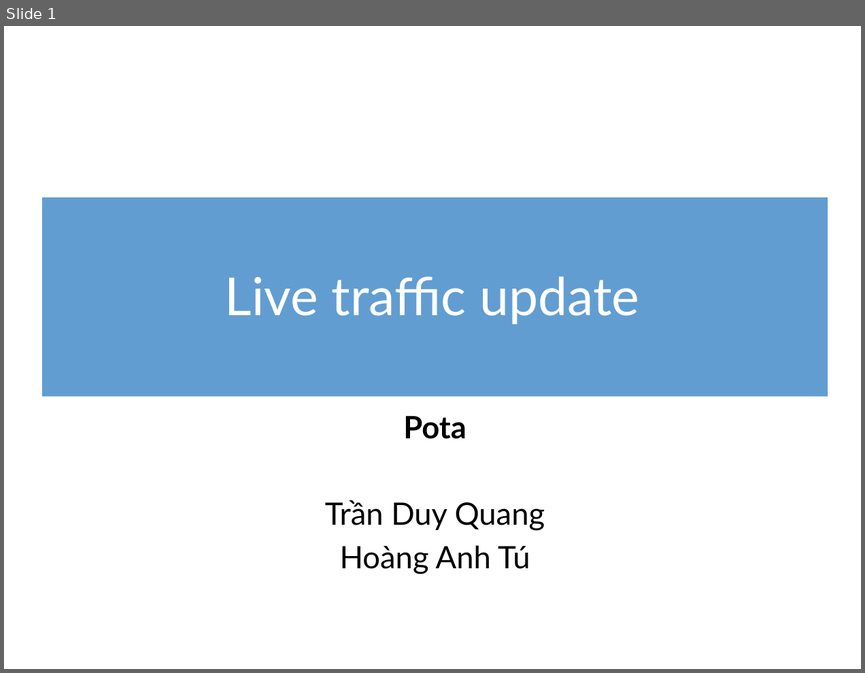
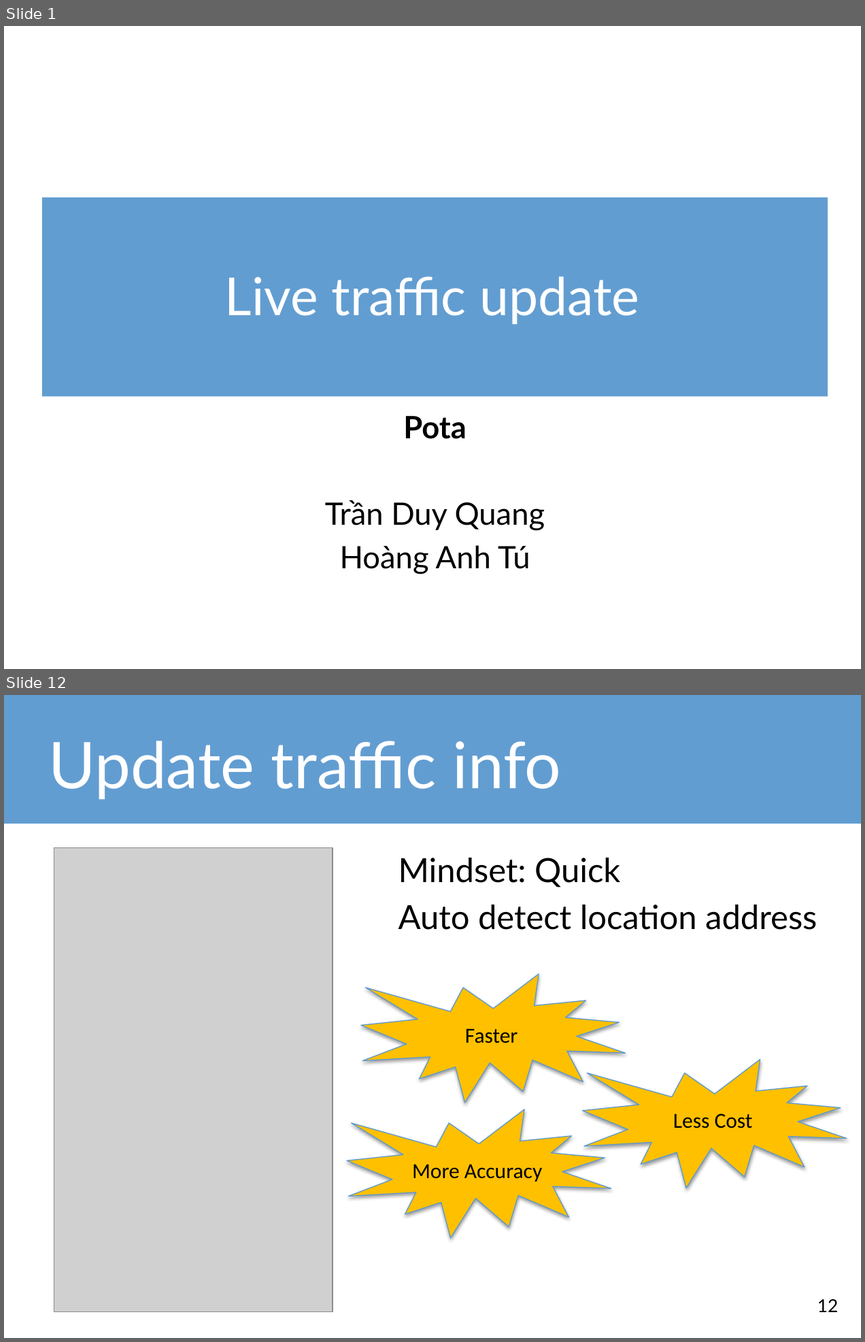
Before and after one commit to tdquang7/pota-hack-livetraffice, a slide deck: m2WorkHackathon-LiveTrafficUpdate.pptx. Shown one above the other, each under a label of ours: slide 1 before the commit, slides 1 and 12 after it; the slides between them are not shown. The pictures are 865x673 and 865x1342 pixels, drawn with LibreOffice and Linux fonts; fonts in the diff are those of the drawing; grey boxes stand for pictures. Boxes give left, top, right and bottom in pixels: in the first picture for what was removed or moved away, otherwise in the second. Text is boxed around its words. In the diff, an @@ line names an element or a change of style, - is before the commit and + after.

```diff
--- a/m2WorkHackathon-LiveTrafficUpdate.pptx
+++ b/m2WorkHackathon-LiveTrafficUpdate.pptx
@@ slide 12 added at bbox=[4, 695, 861, 1338], background #FFFFFF @@
@@ rectangle added at bbox=[4, 695, 861, 824], fill #629DD1 @@
@@ title added at bbox=[48, 741, 562, 799], 54 pt, text #FFFFFF @@
+Update traffic info
@@ picture added at bbox=[54, 847, 332, 1312] @@
@@ text added at bbox=[398, 858, 817, 930], 28 pt, text #000000 @@
+Mindset: Quick
+Auto detect location address
@@ irregular seal added at bbox=[361, 974, 626, 1102], fill #FFC000, outline #5D9ACF 0.75 pt, 18 pt, text #000000 @@
+Faster
@@ irregular seal added at bbox=[582, 1059, 847, 1187], fill #FFC000, outline #5D9ACF 0.75 pt, 18 pt, text #000000 @@
+Less Cost
@@ irregular seal added at bbox=[347, 1109, 611, 1238], fill #FFC000, outline #5D9ACF 0.75 pt, 18 pt, text #000000 @@
+More Accuracy
@@ page number added at bbox=[817, 1299, 838, 1312], 15 pt, text #000000 @@
+12
```
Also in this commit, not shown: 3 slides changed, 10 other slides added, 3 slides removed, 1 other file.
